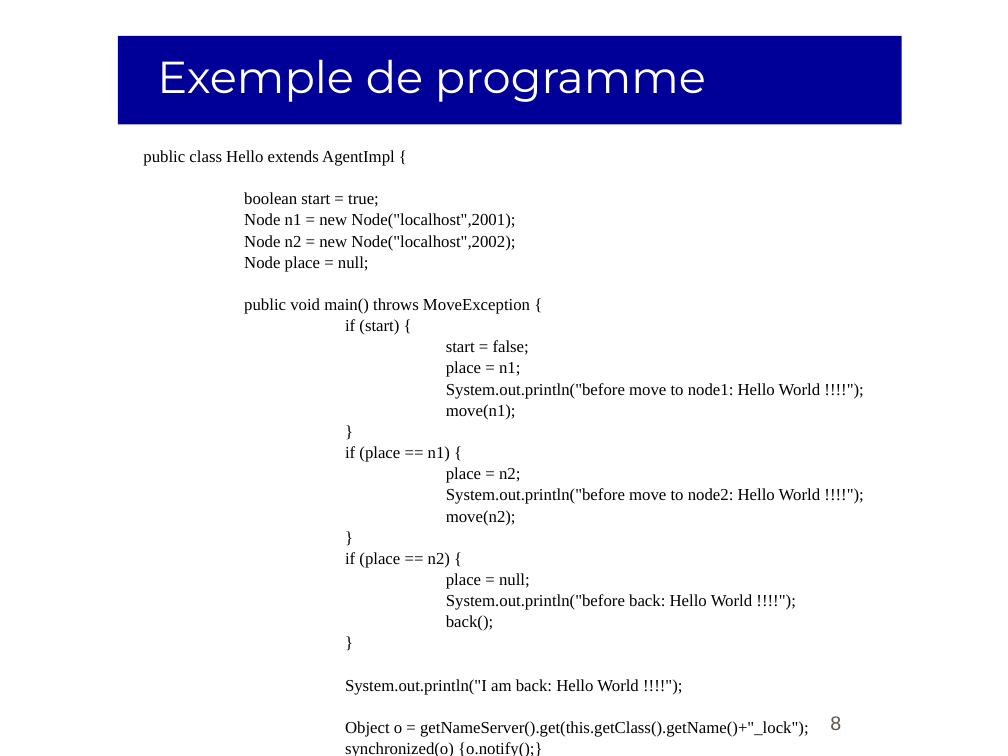
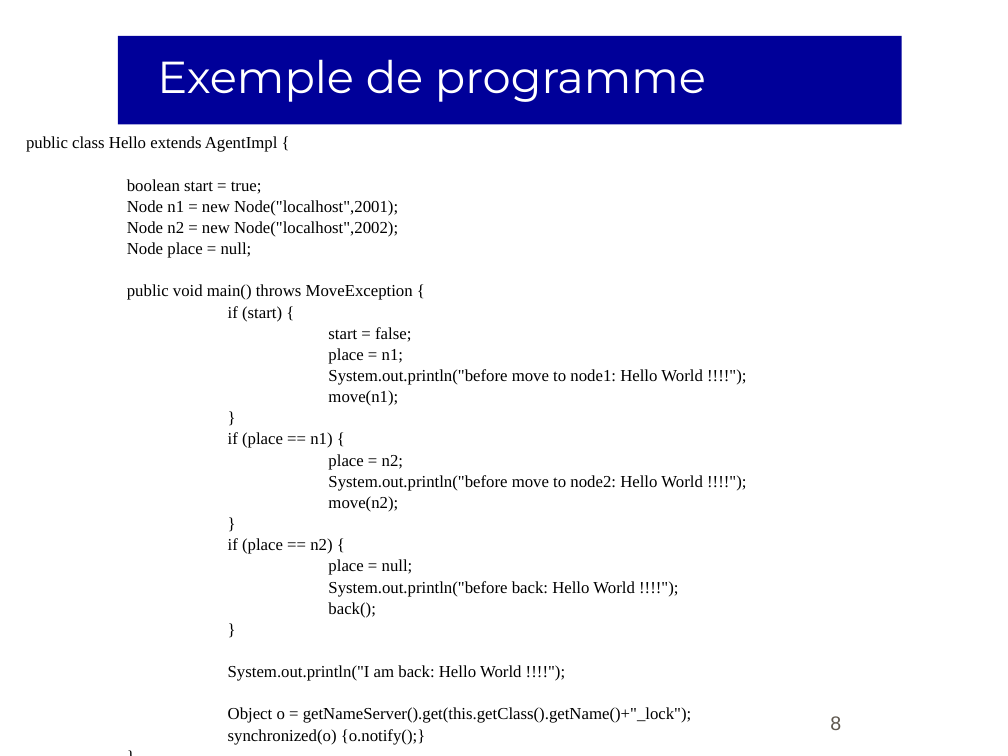
Before and after one commit to lougiranlougiran-blip/Mobile_agent, a slide deck: slide 8 of sujet/prez.odp. Drawn at 1008x756 pixels with LibreOffice and Linux fonts; fonts in the diff are those of the drawing; background and template pictures are left out. Boxes give left, top, right and bottom in pixels: in the first picture for what was removed or moved away, otherwise in the second. Text is boxed around its words. In the diff, an @@ line names an element or a change of style, - is before the commit and + after.

```diff
--- a/sujet/prez.odp
+++ b/sujet/prez.odp
@@ text "public class Hello extends AgentImpl ..." moved from (x1=143, y1=150, x2=821, y2=756) to (x1=26, y1=136, x2=703, y2=745) @@
```
Also in this commit, not shown: 10 other files.
